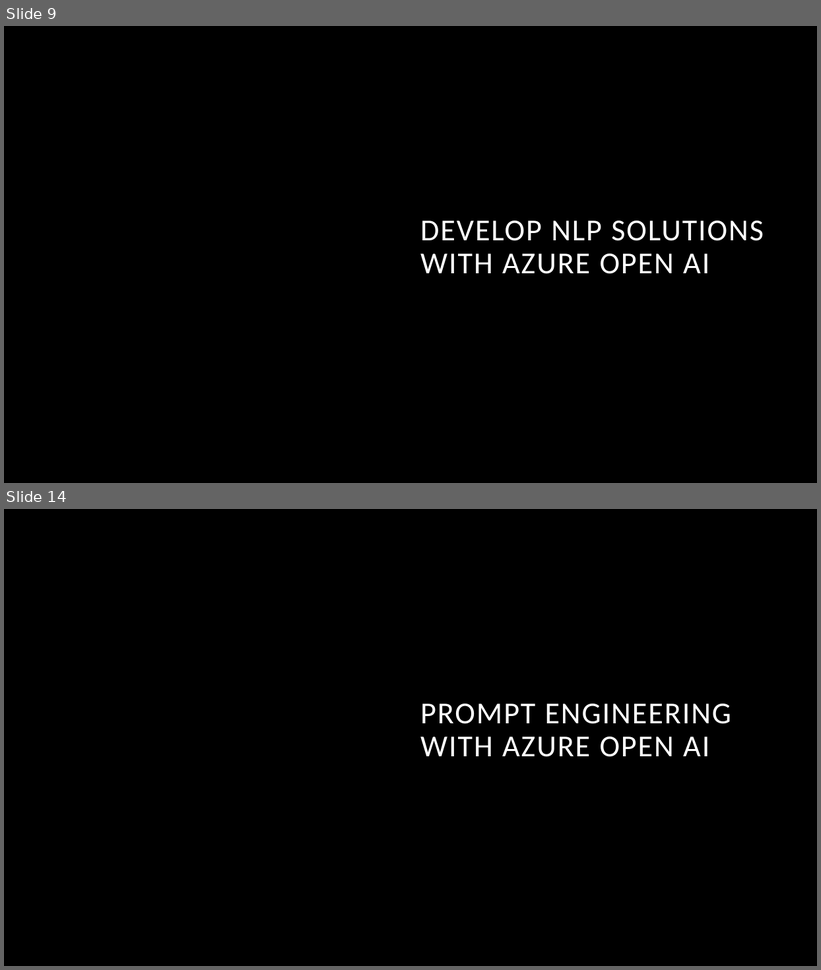
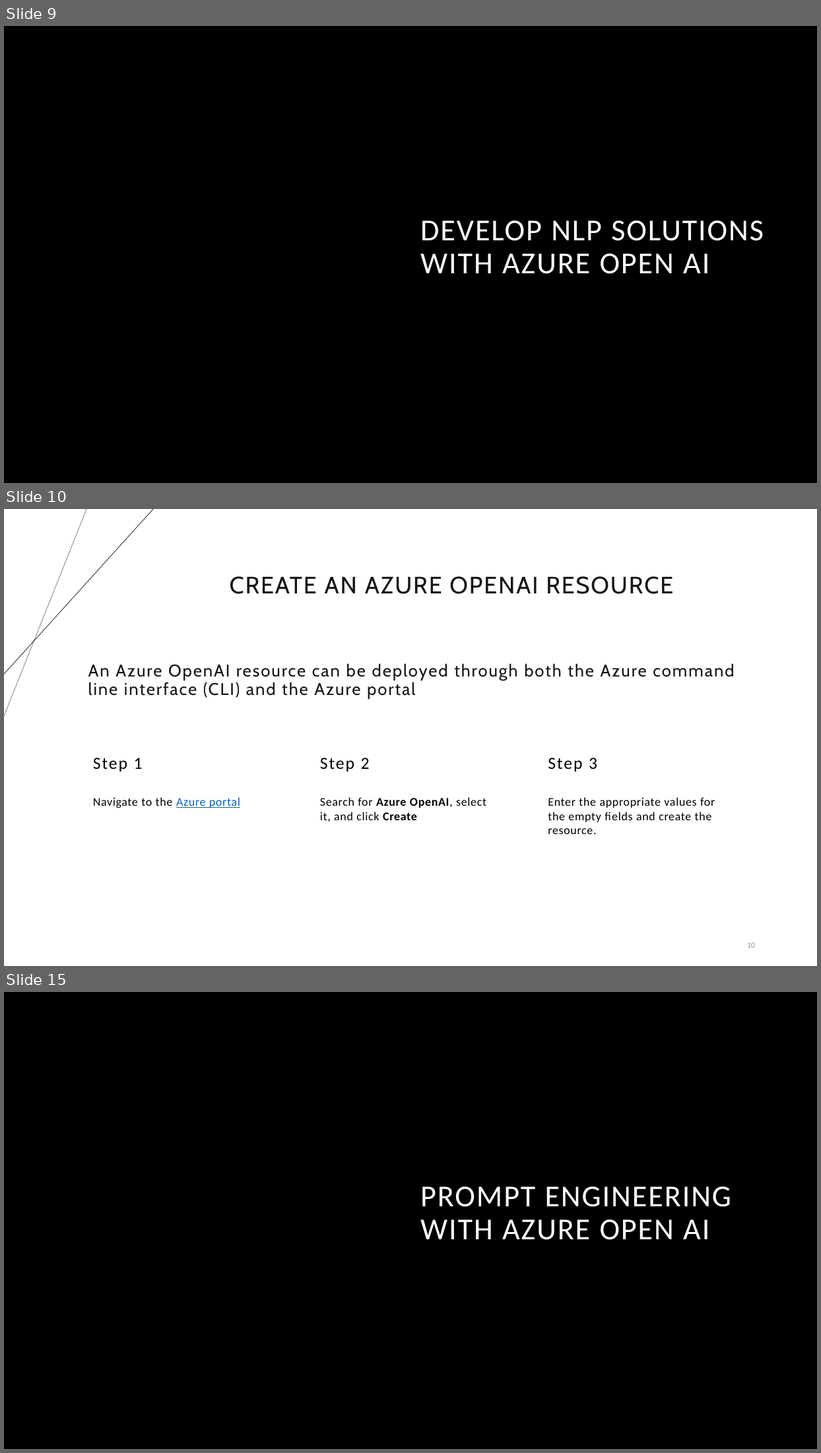
Before and after one commit to sujoy-saha/Develop-AI-solutions-with-Azure-AI, a slide deck: 6. Develop AI solutions with Azure OpenAI/Develop AI solutions with Azure OpenAI.pptx. Shown one above the other, each under a label of ours: slides 9 and 14 before the commit, slides 9, 10 and 15 after it; the slides between them are not shown. The pictures are 821x970 and 821x1453 pixels, drawn with LibreOffice and Linux fonts; fonts in the diff are those of the drawing; background and template pictures are left out. Boxes give left, top, right and bottom in pixels: in the first picture for what was removed or moved away, otherwise in the second. Text is boxed around its words. In the diff, an @@ line names an element or a change of style, - is before the commit and + after.

```diff
--- a/6. Develop AI solutions with Azure OpenAI/Develop AI solutions with Azure OpenAI.pptx
+++ b/6. Develop AI solutions with Azure OpenAI/Develop AI solutions with Azure OpenAI.pptx
@@ slide 10 added at (4, 509, 817, 966), background #FFFFFF @@
@@ line added from (86, 509) to (4, 716), #000000 0.25 pt @@
@@ line added from (153, 509) to (4, 674), #000000 0.5 pt @@
@@ title added at (230, 576, 673, 594), 28 pt, text #161616 @@
+CREATE AN AZURE OPENAI RESOURCE
@@ text added at (88, 663, 734, 699), 20 pt, text #161616 @@
+An Azure OpenAI resource can be deployed through both the Azure command line interface (CLI) and the Azure portal
@@ text added at (93, 758, 143, 772), 20 pt, text #000000 @@
+Step 1
@@ text added at (320, 758, 370, 772), 20 pt, text #000000 @@
+Step 2
@@ text added at (548, 758, 597, 772), 20 pt, text #000000 @@
+Step 3
@@ text added at (93, 797, 240, 808), 14 pt, text #000000 @@
+Navigate to the Azure portal
@@ text added at (320, 797, 486, 822), 14 pt, text #000000 @@
+Search for Azure OpenAI, select it, and click Create
@@ text added at (548, 797, 715, 834), 14 pt, text #000000 @@
+Enter the appropriate values for the empty fields and create the resource.
@@ page number added at (747, 943, 755, 948), 9 pt, text #8C8C8C @@
+10
@@ what was slide 14 is now slide 15 @@
```
Also in this commit, not shown: 8 slides changed, 3 other slides added, 4 slides removed, 2 other files.
